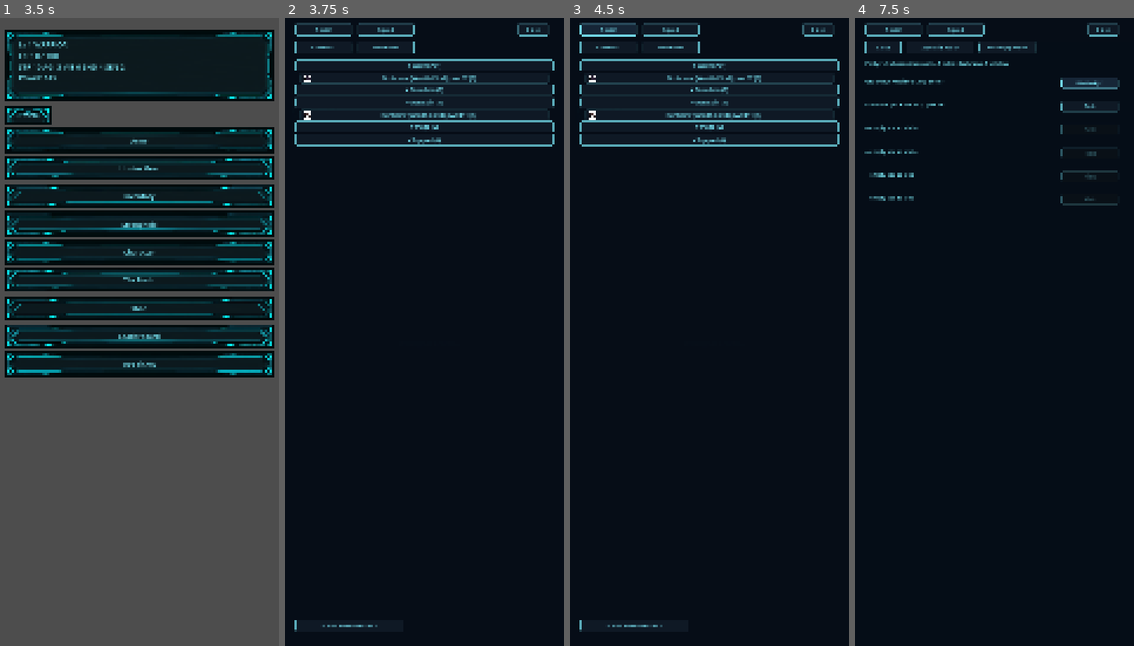
Above: before the commit, frames 1-4 (left to right).
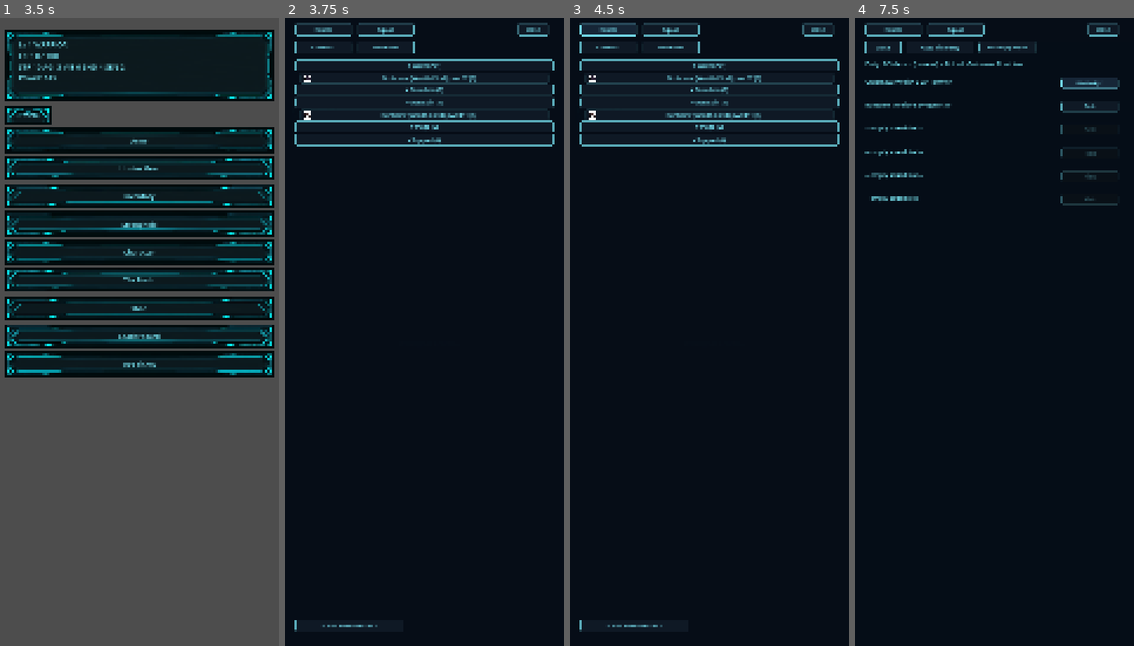
Above: after the commit, the same moments.

Repository: Luke-AI-Developments/HollowHunter
Game: Godot game, scene res://scenes/main.tscn
The game is run twice, just before and just after one commit, with the same random seed, the same clock (stepped at 60 frames per second) and the same inputs.
Inputs (mouse positions are in pixels of both pictures, inside the frame that each line leads up to):
- Up to frame 1 (3.5 s): tap Enter at 0.5 s; move the mouse to (200, 300) at 0.52 s; hold Shift 0.53-1.25 s; click (200, 300) at 0.67 s; click "Warrior" at 1.25 s; click "Let's go" at 2 s; click "☰ Menu" at 2.75 s
- Up to frame 2 (3.75 s): click "Army" at 3.5 s
- Up to frame 3 (4.5 s): click "Roster" at 4.25 s
- Up to frame 4 (7.5 s): click "Squad" at 5 s; click "Auto-Fill Party" at 5.75 s; click "Auto-Equip Squad" at 6.5 s; click "Field" at 7.25 s

Frame 1 is identical in both runs. In frame 2, less than 0.1% of the frame differs, in the area x 10-92%, y 1-3%; in frame 3, less than 0.1%; in frame 4, 1.2%, in the area x 3-92%, y 1-30%.

Commit message:
style: drop redundant font_size=20 overrides, inherit the theme default (22)

Diff:
--- a/scenes/gear_panel_helpers.gd
+++ b/scenes/gear_panel_helpers.gd
@@ -17,7 +17,6 @@
 		var row_label := Label.new()
 		row_label.position = Vector2(40, y)
 		row_label.size = Vector2(340, 40)
-		row_label.add_theme_font_size_override("font_size", 20)
 		parent.add_child(row_label)
 
 		var equip_btn := Button.new()
--- a/scenes/main.tscn
+++ b/scenes/main.tscn
@@ -299,7 +299,6 @@
 offset_top = 90.0
 offset_right = 400.0
 offset_bottom = 140.0
-theme_override_font_sizes/font_size = 20
 text = "Auto-Equip Best Gear"
 
 [node name="CloseButton" type="Button" parent="GameUI/HunterGearPanel"]
@@ -307,7 +306,6 @@
 offset_top = 90.0
 offset_right = 560.0
 offset_bottom = 140.0
-theme_override_font_sizes/font_size = 20
 text = "Close"
 
 [node name="Rows" type="Node2D" parent="GameUI/HunterGearPanel"]
@@ -344,7 +342,6 @@
 offset_top = 90.0
 offset_right = 140.0
 offset_bottom = 140.0
-theme_override_font_sizes/font_size = 20
 text = "< Prev"
 
 [node name="NextButton" type="Button" parent="GameUI/ShadowGearPanel"]
@@ -352,7 +349,6 @@
 offset_top = 90.0
 offset_right = 260.0
 offset_bottom = 140.0
-theme_override_font_sizes/font_size = 20
 text = "Next >"
 
 [node name="AutoEquipButton" type="Button" parent="GameUI/ShadowGearPanel"]
@@ -360,7 +356,6 @@
 offset_top = 90.0
 offset_right = 640.0
 offset_bottom = 140.0
-theme_override_font_sizes/font_size = 20
 text = "Auto-Equip Best Gear"
 
 [node name="CloseButton" type="Button" parent="GameUI/ShadowGearPanel"]
@@ -368,7 +363,6 @@
 offset_top = 90.0
 offset_right = 800.0
 offset_bottom = 140.0
-theme_override_font_sizes/font_size = 20
 text = "Close"
 
 [node name="RenameButton" type="Button" parent="GameUI/ShadowGearPanel"]
@@ -376,7 +370,6 @@
 offset_top = 90.0
 offset_right = 1040.0
 offset_bottom = 140.0
-theme_override_font_sizes/font_size = 20
 text = "Rename"
 
 [node name="RenameInput" type="LineEdit" parent="GameUI/ShadowGearPanel"]
@@ -410,7 +403,6 @@
 offset_top = 160.0
 offset_right = 200.0
 offset_bottom = 210.0
-theme_override_font_sizes/font_size = 20
 text = "Level Up"
 
 [node name="FuseButton" type="Button" parent="GameUI/ShadowGearPanel"]
@@ -418,7 +410,6 @@
 offset_top = 160.0
 offset_right = 440.0
 offset_bottom = 210.0
-theme_override_font_sizes/font_size = 20
 text = "Fuse Duplicate"
 
 [node name="ConvertButton" type="Button" parent="GameUI/ShadowGearPanel"]
@@ -426,7 +417,6 @@
 offset_top = 160.0
 offset_right = 670.0
 offset_bottom = 210.0
-theme_override_font_sizes/font_size = 20
 text = "Relinquish"
 
 [node name="LockButton" type="Button" parent="GameUI/ShadowGearPanel"]
@@ -434,7 +424,6 @@
 offset_top = 160.0
 offset_right = 850.0
 offset_bottom = 210.0
-theme_override_font_sizes/font_size = 20
 text = "Lock"
 
 [node name="FavoriteButton" type="Button" parent="GameUI/ShadowGearPanel"]
@@ -442,7 +431,6 @@
 offset_top = 160.0
 offset_right = 1040.0
 offset_bottom = 210.0
-theme_override_font_sizes/font_size = 20
 text = "Favorite"
 
 [node name="RelinquishConfirmLabel" type="Label" parent="GameUI/ShadowGearPanel"]
@@ -451,7 +439,6 @@
 offset_top = 660.0
 offset_right = 1040.0
 offset_bottom = 740.0
-theme_override_font_sizes/font_size = 20
 text = "Relinquish this shadow?"
 autowrap_mode = 3
 
@@ -507,7 +494,6 @@
 offset_top = 20.0
 offset_right = 260.0
 offset_bottom = 70.0
-theme_override_font_sizes/font_size = 20
 text = "Roster"
 
 [node name="SquadTabButton" type="Button" parent="GameUI/ArmyPanel"]
@@ -515,7 +501,6 @@
 offset_top = 20.0
 offset_right = 500.0
 offset_bottom = 70.0
-theme_override_font_sizes/font_size = 20
 text = "Squad"
 
 [node name="CloseButton" type="Button" parent="GameUI/ArmyPanel"]
@@ -523,7 +508,6 @@
 offset_top = 20.0
 offset_right = 1020.0
 offset_bottom = 70.0
-theme_override_font_sizes/font_size = 20
 text = "Close"
 
 [node name="RosterTab" type="Node2D" parent="GameUI/ArmyPanel"]
@@ -583,7 +567,6 @@
 offset_top = 90.0
 offset_right = 180.0
 offset_bottom = 140.0
-theme_override_font_sizes/font_size = 20
 text = "Close"
 
 [node name="AutoFillButton" type="Button" parent="GameUI/ArmyPanel/SquadTab"]
@@ -591,7 +574,6 @@
 offset_top = 90.0
 offset_right = 460.0
 offset_bottom = 140.0
-theme_override_font_sizes/font_size = 20
 text = "Auto-Fill Party"
 
 [node name="AutoEquipSquadButton" type="Button" parent="GameUI/ArmyPanel/SquadTab"]
@@ -607,7 +589,6 @@
 offset_top = 160.0
 offset_right = 1040.0
 offset_bottom = 210.0
-theme_override_font_sizes/font_size = 20
 text = "Party: 0/3 chosen -- tap a squad member to field them"
 
 [node name="Rows" type="Node2D" parent="GameUI/ArmyPanel/SquadTab"]
@@ -628,7 +609,6 @@
 offset_top = 20.0
 offset_right = 260.0
 offset_bottom = 70.0
-theme_override_font_sizes/font_size = 20
 text = "Grid"
 
 [node name="SetsTabButton" type="Button" parent="GameUI/InventoryPanel"]
@@ -636,7 +616,6 @@
 offset_top = 20.0
 offset_right = 500.0
 offset_bottom = 70.0
-theme_override_font_sizes/font_size = 20
 text = "Sets"
 
 [node name="CloseButton" type="Button" parent="GameUI/InventoryPanel"]
@@ -644,7 +623,6 @@
 offset_top = 20.0
 offset_right = 1020.0
 offset_bottom = 70.0
-theme_override_font_sizes/font_size = 20
 text = "Close"
 
 [node name="GridTab" type="Node2D" parent="GameUI/InventoryPanel"]
@@ -780,7 +758,6 @@
 offset_top = 20.0
 offset_right = 200.0
 offset_bottom = 70.0
-theme_override_font_sizes/font_size = 20
 text = "< Back"
 
 [node name="NameLabel" type="Label" parent="GameUI/InventoryPanel/DetailPanel"]
@@ -821,7 +798,6 @@
 offset_top = 2260.0
 offset_right = 300.0
 offset_bottom = 2320.0
-theme_override_font_sizes/font_size = 20
 text = "Equip"
 
 [node name="LockButton" type="Button" parent="GameUI/InventoryPanel/DetailPanel"]
@@ -829,7 +805,6 @@
 offset_top = 2260.0
 offset_right = 580.0
 offset_bottom = 2320.0
-theme_override_font_sizes/font_size = 20
 text = "Lock"
 
 [node name="ScrapButton" type="Button" parent="GameUI/InventoryPanel/DetailPanel"]
@@ -837,7 +812,6 @@
 offset_top = 2260.0
 offset_right = 860.0
 offset_bottom = 2320.0
-theme_override_font_sizes/font_size = 20
 text = "Scrap"
 
 [node name="ConfirmScrapPanel" type="Node2D" parent="GameUI/InventoryPanel"]
@@ -863,7 +837,6 @@
 offset_top = 1240.0
 offset_right = 440.0
 offset_bottom = 1300.0
-theme_override_font_sizes/font_size = 20
 text = "Confirm Scrap"
 
 [node name="CancelButton" type="Button" parent="GameUI/InventoryPanel/ConfirmScrapPanel"]
@@ -871,7 +844,6 @@
 offset_top = 1240.0
 offset_right = 700.0
 offset_bottom = 1300.0
-theme_override_font_sizes/font_size = 20
 text = "Cancel"
 
 [node name="ShopPanel" type="Node2D" parent="GameUI"]
@@ -898,7 +870,6 @@
 offset_top = 90.0
 offset_right = 180.0
 offset_bottom = 140.0
-theme_override_font_sizes/font_size = 20
 text = "Close"
 
 [node name="CrystalsLabel" type="Label" parent="GameUI/ShopPanel"]
@@ -935,7 +906,6 @@
 offset_top = 90.0
 offset_right = 180.0
 offset_bottom = 140.0
-theme_override_font_sizes/font_size = 20
 text = "Close"
 
 [node name="PowerBoardButton" type="Button" parent="GameUI/LeaderboardPanel"]
@@ -943,7 +913,6 @@
 offset_top = 90.0
 offset_right = 400.0
 offset_bottom = 140.0
-theme_override_font_sizes/font_size = 20
 text = "By Power"
 
 [node name="FloorBoardButton" type="Button" parent="GameUI/LeaderboardPanel"]
@@ -951,7 +920,6 @@
 offset_top = 90.0
 offset_right = 660.0
 offset_bottom = 140.0
-theme_override_font_sizes/font_size = 20
 text = "By Nadir Floor"
 
 [node name="StatusLabel" type="Label" parent="GameUI/LeaderboardPanel"]
@@ -959,7 +927,6 @@
 offset_top = 160.0
 offset_right = 1040.0
 offset_bottom = 200.0
-theme_override_font_sizes/font_size = 20
 text = "Connecting..."
 
 [node name="Rows" type="Node2D" parent="GameUI/LeaderboardPanel"]
@@ -1030,7 +997,6 @@
 offset_top = 90.0
 offset_right = 180.0
 offset_bottom = 140.0
-theme_override_font_sizes/font_size = 20
 text = "Close"
 
 [node name="InfoLabel" type="Label" parent="GameUI/NadirPanel"]
@@ -1073,7 +1039,6 @@
 offset_top = 90.0
 offset_right = 180.0
 offset_bottom = 140.0
-theme_override_font_sizes/font_size = 20
 text = "Close"
 
 [node name="CollectButton" type="Button" parent="GameUI/StrongholdPanel"]
@@ -1081,7 +1046,6 @@
 offset_top = 90.0
 offset_right = 400.0
 offset_bottom = 140.0
-theme_override_font_sizes/font_size = 20
 text = "Collect"
 
 [node name="UpgradeStrongholdButton" type="Button" parent="GameUI/StrongholdPanel"]
@@ -1089,7 +1053,6 @@
 offset_top = 90.0
 offset_right = 700.0
 offset_bottom = 140.0
-theme_override_font_sizes/font_size = 20
 text = "Upgrade Stronghold"
 
 [node name="PlaceStrongholdButton" type="Button" parent="GameUI/StrongholdPanel"]
@@ -1097,7 +1060,6 @@
 offset_top = 90.0
 offset_right = 1000.0
 offset_bottom = 140.0
-theme_override_font_sizes/font_size = 20
 text = "Place Stronghold"
 
 [node name="InfoLabel" type="Label" parent="GameUI/StrongholdPanel"]
@@ -1113,7 +1075,6 @@
 offset_top = 270.0
 offset_right = 1040.0
 offset_bottom = 320.0
-theme_override_font_sizes/font_size = 20
 text = "Reliquary Lv1 (0/1 slots)"
 
 [node name="ReliquaryAssignButton" type="Button" parent="GameUI/StrongholdPanel"]
@@ -1145,7 +1106,6 @@
 offset_top = 430.0
 offset_right = 1040.0
 offset_bottom = 480.0
-theme_override_font_sizes/font_size = 20
 text = "Training Yard Lv1 (0/1 slots)"
 
 [node name="TrainingYardAssignButton" type="Button" parent="GameUI/StrongholdPanel"]
@@ -1177,7 +1137,6 @@
 offset_top = 590.0
 offset_right = 1040.0
 offset_bottom = 640.0
-theme_override_font_sizes/font_size = 20
 text = "Gate Watch Lv1 (0/1 slots)"
 
 [node name="GateWatchAssignButton" type="Button" parent="GameUI/StrongholdPanel"]
@@ -1228,7 +1187,6 @@
 offset_top = 90.0
 offset_right = 180.0
 offset_bottom = 140.0
-theme_override_font_sizes/font_size = 20
 text = "Close"
 
 [node name="InfoLabel" type="Label" parent="GameUI/CharacterPanel"]
@@ -1252,7 +1210,6 @@
 offset_top = 1830.0
 offset_right = 1040.0
 offset_bottom = 1930.0
-theme_override_font_sizes/font_size = 20
 text = "Health connection"
 
 [node name="TrialButton" type="Button" parent="GameUI/CharacterPanel"]
@@ -1381,7 +1338,6 @@
 offset_top = 790.0
 offset_right = 1040.0
 offset_bottom = 1120.0
-theme_override_font_sizes/font_size = 20
 text = ""
 autowrap_mode = 3
 vertical_alignment = 2
@@ -1433,7 +1389,6 @@
 offset_top = 1810.0
 offset_right = 1040.0
 offset_bottom = 1880.0
-theme_override_font_sizes/font_size = 20
 text = "Move 1"
 
 [node name="ActionButton2" type="Button" parent="GameUI/BattlePanel"]
@@ -1441,7 +1396,6 @@
 offset_top = 1890.0
 offset_right = 1040.0
 offset_bottom = 1960.0
-theme_override_font_sizes/font_size = 20
 text = "Move 2"
 
 [node name="ActionButton3" type="Button" parent="GameUI/BattlePanel"]
@@ -1449,7 +1403,6 @@
 offset_top = 1970.0
 offset_right = 1040.0
 offset_bottom = 2040.0
-theme_override_font_sizes/font_size = 20
 text = "Move 3"
 
 [node name="ActionButton4" type="Button" parent="GameUI/BattlePanel"]
@@ -1457,7 +1410,6 @@
 offset_top = 2050.0
 offset_right = 1040.0
 offset_bottom = 2120.0
-theme_override_font_sizes/font_size = 20
 text = "Move 4"
 
 [node name="ActionButton5" type="Button" parent="GameUI/BattlePanel"]
@@ -1465,7 +1417,6 @@
 offset_top = 2130.0
 offset_right = 1040.0
 offset_bottom = 2200.0
-theme_override_font_sizes/font_size = 20
 text = "Move 5"
 
 [node name="AutoButton" type="Button" parent="GameUI/BattlePanel"]
--- a/scenes/shop_view.gd
+++ b/scenes/shop_view.gd
@@ -48,7 +48,6 @@
 	var row_label := Label.new()
 	row_label.position = Vector2(40, y)
 	row_label.size = Vector2(720, 40)
-	row_label.add_theme_font_size_override("font_size", 20)
 	rows_container.add_child(row_label)
 
 	var buy_btn := Button.new()
--- a/scenes/squad_view.gd
+++ b/scenes/squad_view.gd
@@ -38,7 +38,6 @@
 		var row_label := Label.new()
 		row_label.position = Vector2(40, y)
 		row_label.size = Vector2(760, 40)
-		row_label.add_theme_font_size_override("font_size", 20)
 		parent.add_child(row_label)
 
 		var toggle_btn := Button.new()
